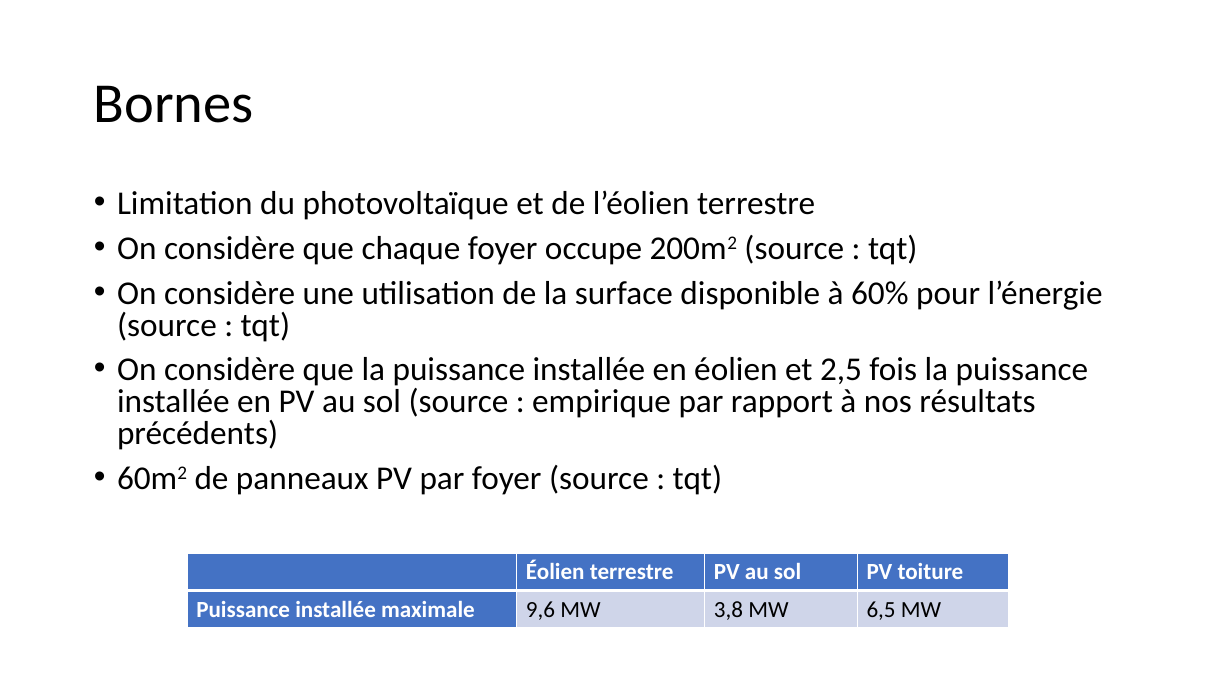
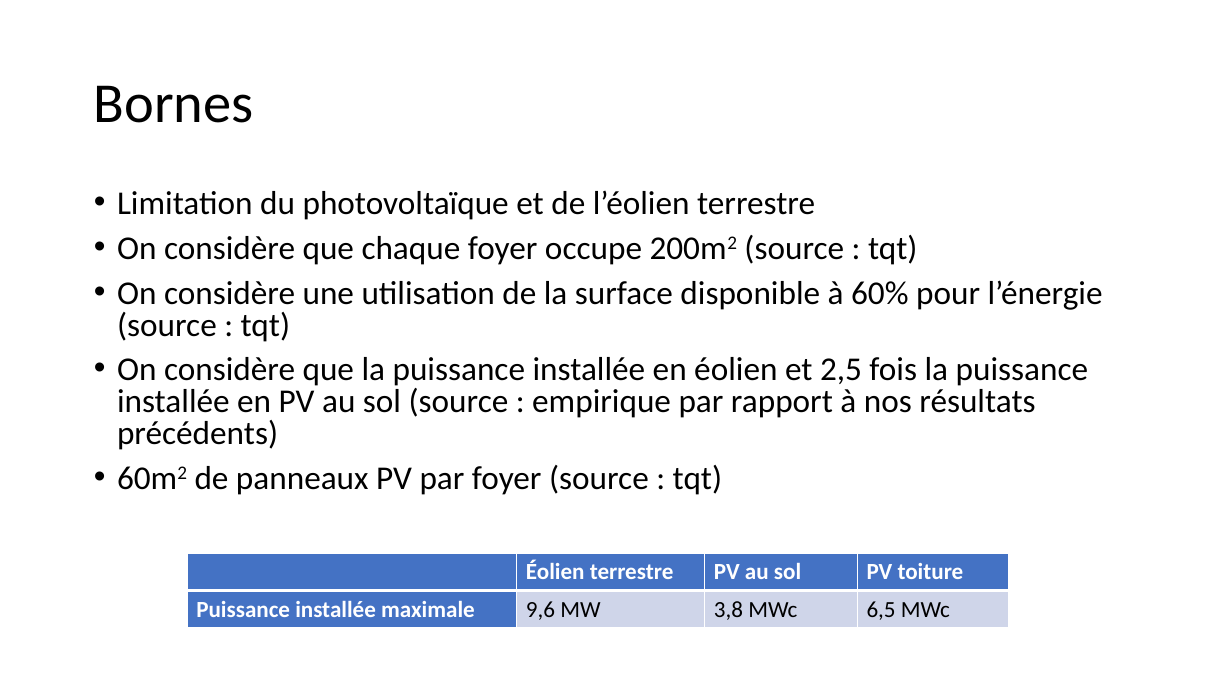
Before and after one commit to cledat/Projet-EA314, a slide deck: slide 16 of rapport.pptx (slide 17 before the commit). Drawn at 1232x693 pixels with LibreOffice and Linux fonts; fonts in the diff are those of the drawing. Boxes give left, top, right and bottom in pixels: in the first picture for what was removed or moved away, otherwise in the second. Text is boxed around its words. In the diff, an @@ line names an element or a change of style, - is before the commit and + after.

```diff
--- a/rapport.pptx
+++ b/rapport.pptx
@@ table at (x1=187, y1=553, x2=1007, y2=628) @@
-row 2, column 3: 3,8 MW
+row 2, column 3: 3,8 MWc
-row 2, column 4: 6,5 MW
+row 2, column 4: 6,5 MWc
```
Also in this commit, not shown: 9 other slides changed, 1 slide removed, 1 other file.
